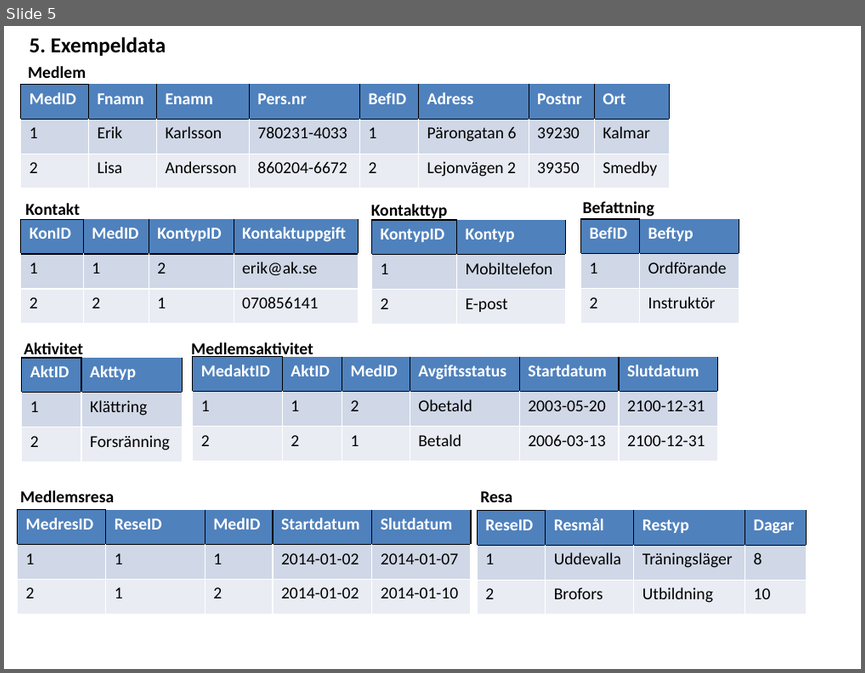
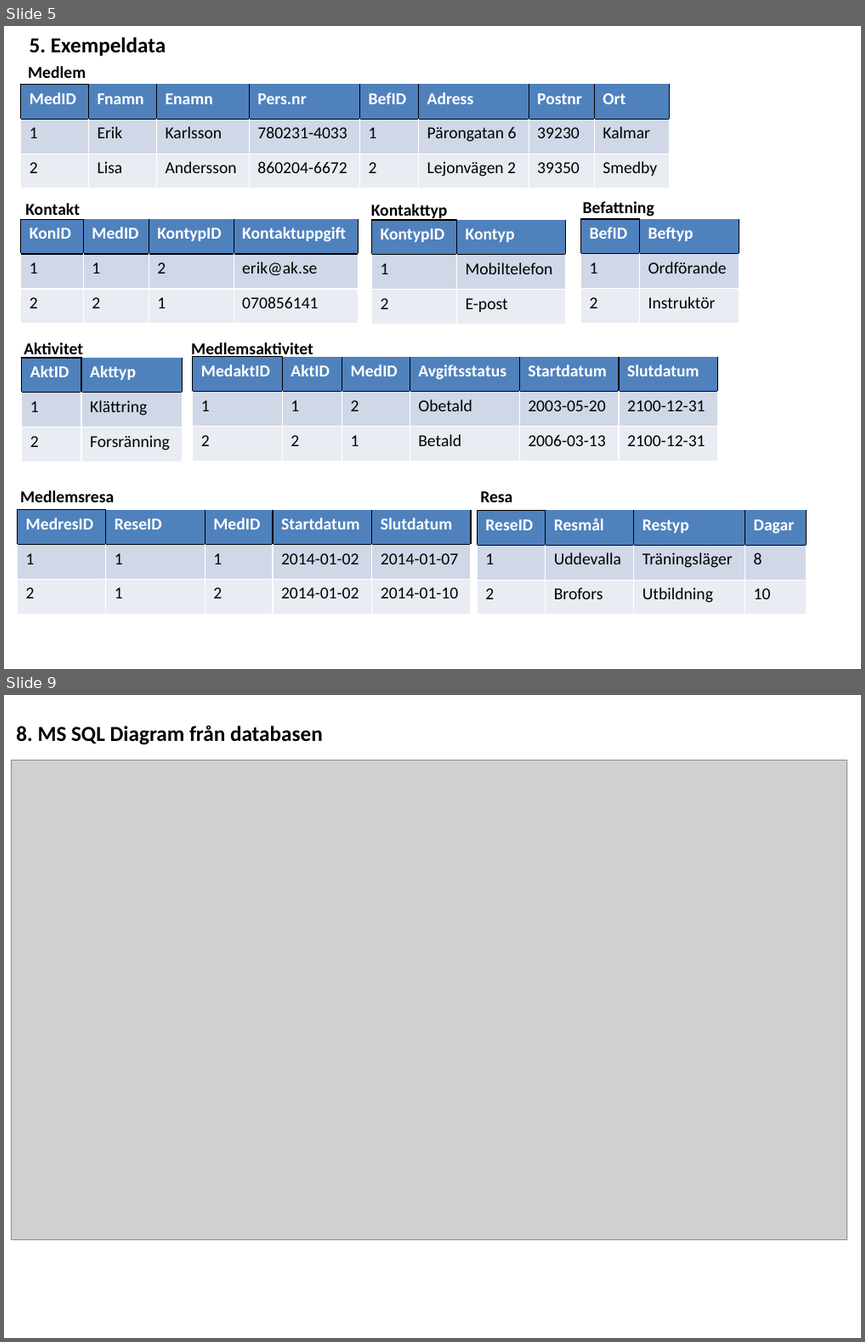
Before and after one commit to ed222an/Databasteknik, a slide deck: Projekt/AKS Slutlig.pptx. Shown one above the other, each under a label of ours: slide 5 before the commit, slides 5 and 9 after it; the slides between them are not shown. The pictures are 865x673 and 865x1342 pixels, drawn with LibreOffice and Linux fonts; fonts in the diff are those of the drawing; grey boxes stand for pictures. Boxes give left, top, right and bottom in pixels: in the first picture for what was removed or moved away, otherwise in the second. Text is boxed around its words. In the diff, an @@ line names an element or a change of style, - is before the commit and + after.

```diff
--- a/Projekt/AKS Slutlig.pptx
+++ b/Projekt/AKS Slutlig.pptx
@@ slide 9 added at box(4, 695, 861, 1338), background #FFFFFF @@
@@ text added at box(16, 725, 323, 745), 18 pt, text #000000, bold @@
+8. MS SQL Diagram från databasen
@@ picture added at box(12, 760, 847, 1240) @@
```
Also in this commit, not shown: 2 slides changed, 8 other slides added, 2 other files.
